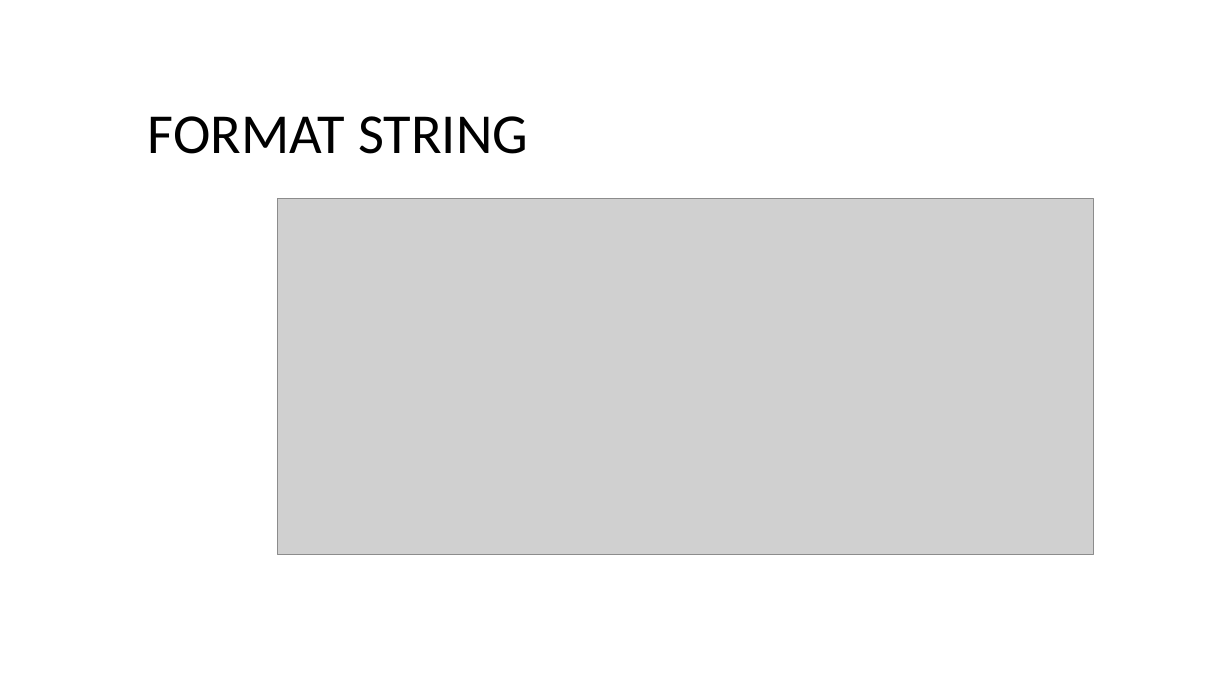
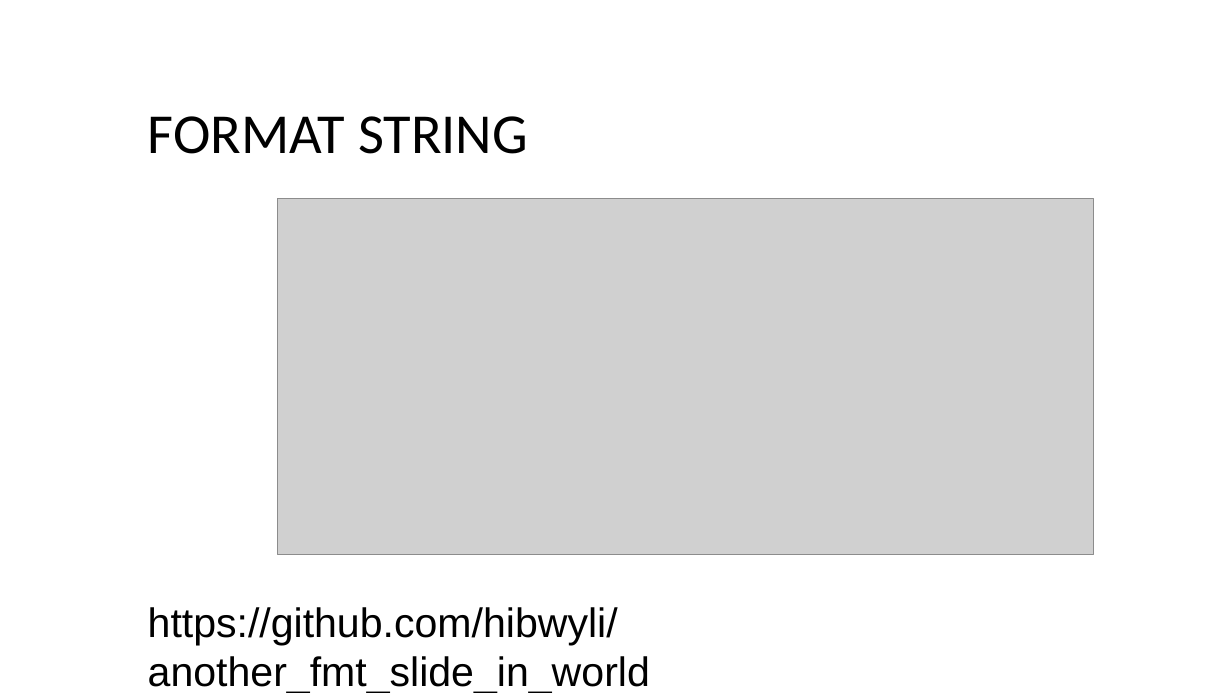
Before and after one commit to hibwyli/another_fmt_slide_in_world, a slide deck: slide 1 of slide.pptx. Drawn at 1232x693 pixels with LibreOffice and Linux fonts; fonts in the diff are those of the drawing; grey boxes stand for pictures. Boxes give left, top, right and bottom in pixels: in the first picture for what was removed or moved away, otherwise in the second. Text is boxed around its words. In the diff, an @@ line names an element or a change of style, - is before the commit and + after.

```diff
--- a/slide.pptx
+++ b/slide.pptx
@@ text added at [148,607,650,693], 32 pt, text #000000 @@
+https://github.com/hibwyli/another_fmt_slide_in_world
```
Also in this commit, not shown: 2 other slides changed, 1 other file.
